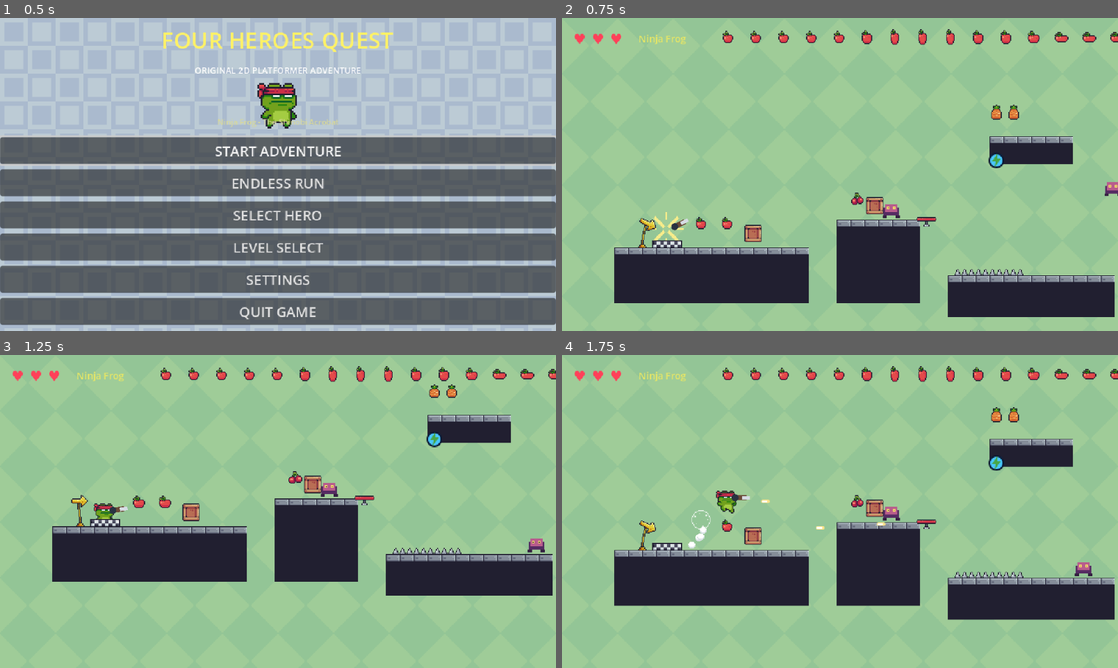
Above: before the commit, frames 1-4 (two rows, left to right).
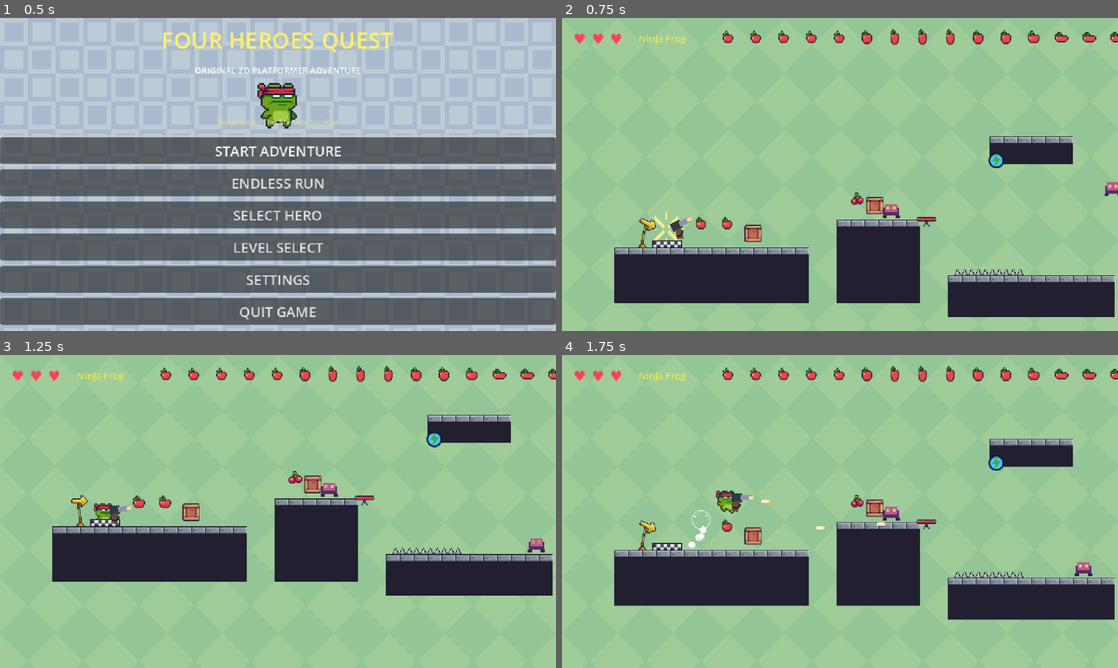
Above: after the commit, the same moments.

Repository: tavopxo/four-heroes-quest
Game: Godot game, scene res://scenes/ui/main_menu.tscn
Two runs of this game, one before a commit and one after it. Both use one fixed random seed, a clock stepped at 60 frames per second and the inputs below. Sound files missing from this copy of the repository are replaced by a short silence.
Inputs (mouse positions are in pixels of both pictures, inside the frame that each line leads up to):
- Up to frame 1 (0.5 s): no input
- Up to frame 2 (0.75 s): click "START ADVENTURE" at 0.5 s
- Up to frame 3 (1.25 s): no input
- Up to frame 4 (1.75 s): move the mouse to (962, 495) at 1.27 s; press the mouse at (962, 495) at 1.28 s; hold D (move_right) from 1.28 s (still down); tap Space (jump) at 1.52 s

Frame 1 is identical in both runs. In frame 2, 0.3% of the frame differs, in the area x 19-83%, y 27-71%; in frame 3, 0.2%; in frame 4, 0.3%.

Commit message:
Fix level transitions and platformer presentation
Co-authored-by: Copilot App <223556219+Copilot@users.noreply.github.com>

Diff:
--- a/scripts/game_manager.gd
+++ b/scripts/game_manager.gd
@@ -172,6 +172,7 @@
 
 func start_level(level_idx: int) -> void:
 	is_endless_mode = false
+	get_tree().paused = false
 	current_level_index = level_idx
 	fruits_collected = 0
 	total_fruits_in_level = 0
--- a/scripts/levels/base_level.gd
+++ b/scripts/levels/base_level.gd
@@ -33,7 +33,16 @@
 	if camera and player:
 		camera.position_smoothing_enabled = true
 		camera.position_smoothing_speed = 8.0
+	_trim_collectibles_for_grounded_layout()
 	_spawn_level_content()
+
+func _trim_collectibles_for_grounded_layout() -> void:
+	if not game_manager:
+		return
+	for child in get_children():
+		if child is Fruit and child.global_position.y <= 110.0:
+			child.queue_free()
+			game_manager.total_fruits_in_level = maxi(0, game_manager.total_fruits_in_level - 1)
 
 func _spawn_level_content() -> void:
 	var enemy_scene = preload("res://scenes/characters/enemy.tscn")
--- a/scripts/ui/level_complete.gd
+++ b/scripts/ui/level_complete.gd
@@ -92,9 +92,9 @@
 	if game_manager:
 		var nxt = game_manager.current_level_index + 1
 		if nxt <= 4:
-			game_manager.start_level(nxt)
+			game_manager.call_deferred("start_level", nxt)
 		else:
-			get_tree().change_scene_to_file("res://scenes/ui/level_select.tscn")
+			get_tree().call_deferred("change_scene_to_file", "res://scenes/ui/level_select.tscn")
 
 func _on_retry_pressed() -> void:
 	if _is_transitioning:
@@ -106,7 +106,7 @@
 		audio_manager.play_sfx("click")
 	get_tree().paused = false
 	if game_manager:
-		game_manager.start_level(game_manager.current_level_index)
+		game_manager.call_deferred("start_level", game_manager.current_level_index)
 
 func _on_menu_pressed() -> void:
 	if _is_transitioning:
@@ -117,4 +117,4 @@
 	if audio_manager:
 		audio_manager.play_sfx("click")
 	get_tree().paused = false
-	get_tree().change_scene_to_file("res://scenes/ui/level_select.tscn")
+	get_tree().call_deferred("change_scene_to_file", "res://scenes/ui/level_select.tscn")
--- a/scripts/weapon.gd
+++ b/scripts/weapon.gd
@@ -15,6 +15,14 @@
 		player.fire_bullet(aim_direction, global_position)
 
 func _draw() -> void:
-	draw_rect(Rect2(0, -3, 15, 6), Color("#6b4937"))
-	draw_rect(Rect2(10, -2, 9, 4), Color("#d6dce4"))
-	draw_circle(Vector2(2, 0), 4, Color("#293241"))
+	# Readable side-view pistol silhouette: receiver, barrel, trigger guard,
+	# and an angled grip rather than a single sword-like line.
+	draw_rect(Rect2(-2, -5, 12, 10), Color("#303746"))
+	draw_rect(Rect2(8, -3, 13, 6), Color("#8b95a5"))
+	draw_rect(Rect2(18, -2, 5, 4), Color("#d8e0e8"))
+	draw_polygon(
+		PackedVector2Array([Vector2(1, 4), Vector2(8, 4), Vector2(5, 17), Vector2(-2, 14)]),
+		PackedColorArray([Color("#6b4937")])
+	)
+	draw_arc(Vector2(3, 7), 5, 0.1, 2.5, 8, Color("#1f2630"), 2.0)
+	draw_circle(Vector2(21, 0), 2, Color("#ffe38a"))
Not shown, changed: audio/endless.wav
Not shown, changed: audio/level_1.wav
Not shown, changed: audio/level_2.wav
Not shown, changed: audio/level_3.wav
Not shown, changed: audio/level_4.wav
